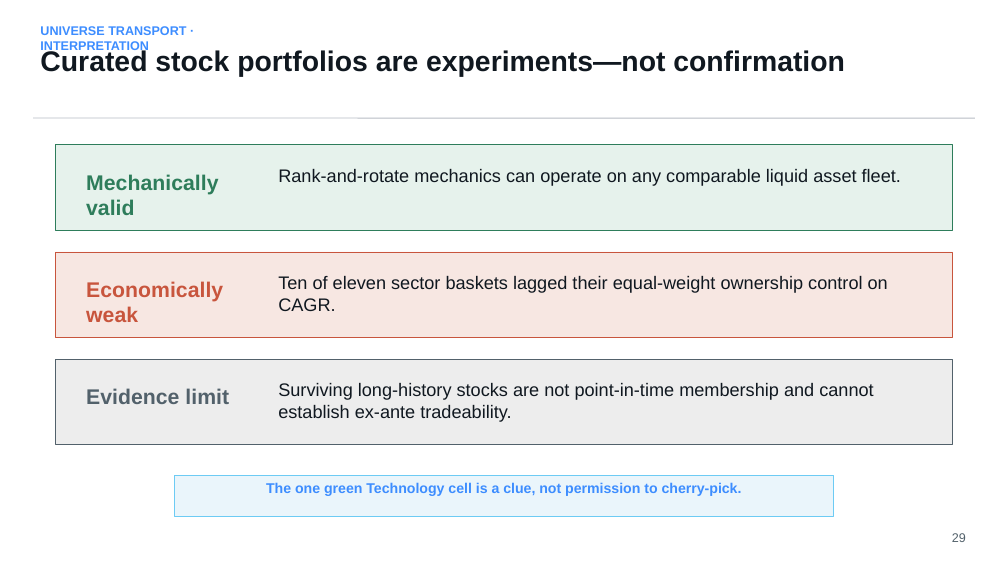
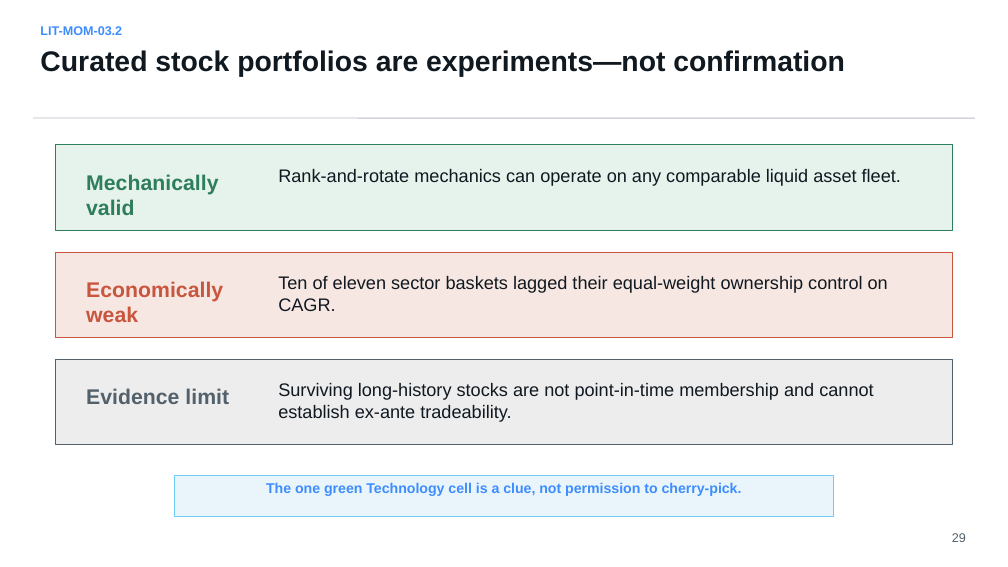
Before and after one commit to Francisc0Franc0/Time-Series-Modeling-Gen5, a slide deck: slide 29 of literature_studies/presentations/gen5_lit_mom_03_1_dual_momentum_study.pptx. Drawn at 1008x567 pixels with LibreOffice and Linux fonts; fonts in the diff are those of the drawing. Boxes give left, top, right and bottom in pixels: in the first picture for what was removed or moved away, otherwise in the second. Text is boxed around its words. In the diff, an @@ line names an element or a change of style, - is before the commit and + after.

```diff
--- a/literature_studies/presentations/gen5_lit_mom_03_1_dual_momentum_study.pptx
+++ b/literature_studies/presentations/gen5_lit_mom_03_1_dual_momentum_study.pptx
@@ text at (40, 26, 122, 35): text changed @@
-UNIVERSE TRANSPORT · INTERPRETATION
+LIT-MOM-03.2
```
Also in this commit, not shown: 9 other slides changed, 6 slides added, 8 other files.
